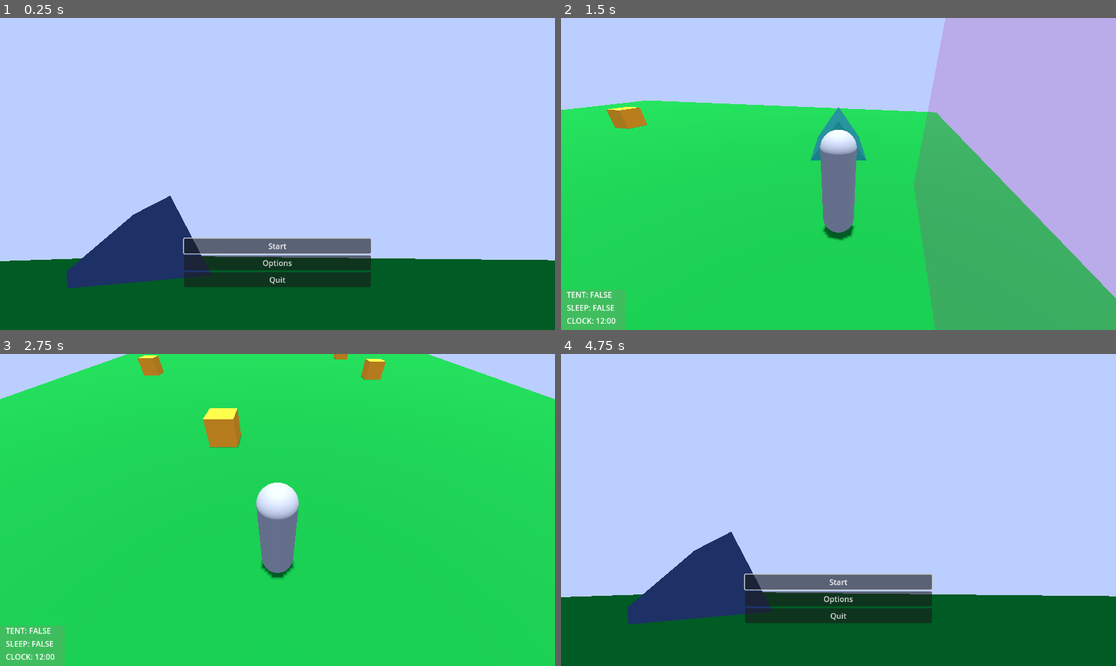
Above: before the commit, frames 1-4 (two rows, left to right).
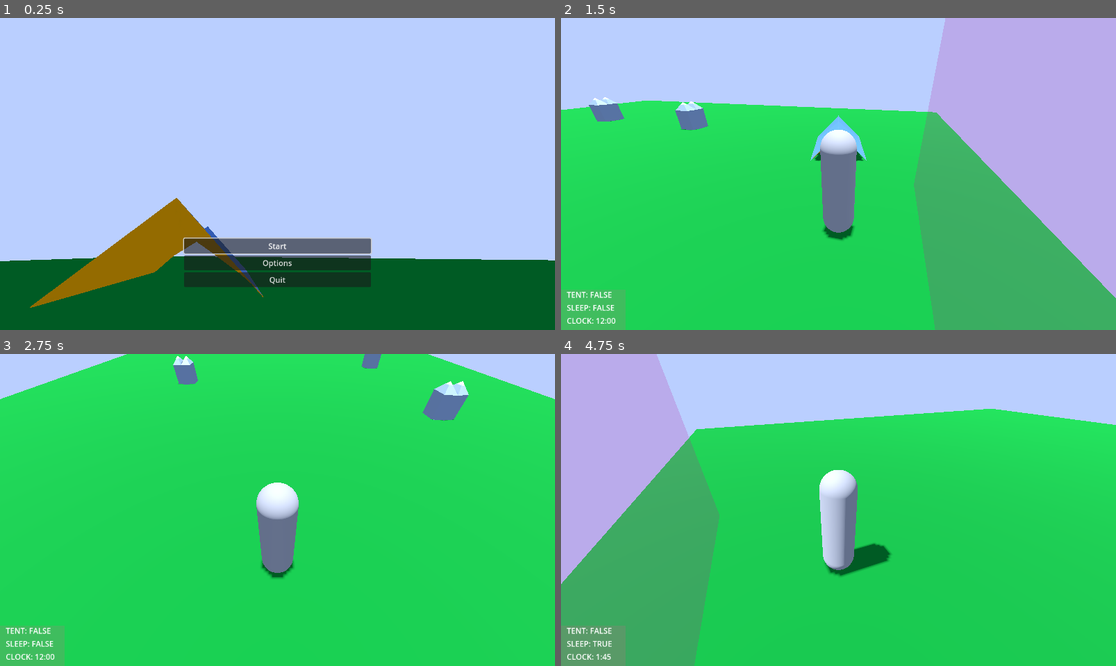
Above: after the commit, the same moments.

Repository: Wake1st/CritterCamper
Game: Godot game, scene res://levels/game_manager.tscn
Same seed, same stepped clock (60 frames per second), same inputs: the game is played once before the commit and once after it. Before the commit the project starts from res://game_manager.tscn.
Inputs (mouse positions are in pixels of both pictures, inside the frame that each line leads up to):
- Up to frame 1 (0.25 s): no input
- Up to frame 2 (1.5 s): click "Start" at 0.5 s; move the mouse to (960, 158) at 1.27 s; hold D (right) from 1.28 s (still down); tap E (action) at 1.35 s
- Up to frame 3 (2.75 s): release D (right) at 2 s; click "Start" at 2 s
- Up to frame 4 (4.75 s): move the mouse to (727, 525) at 2.77 s; hold S (backward) 2.78-3.53 s; tap Z (sleep) at 2.85 s; move the mouse to (894, 441) at 3.52 s; hold D (right) 3.53-4.28 s; tap Q (undo_action) at 3.6 s; move the mouse to (810, 572) at 4.27 s; hold W (forward) from 4.28 s (still down); tap E (action) at 4.35 s

The runs differ from the first frame. In frame 1, 5.3% of the frame differs, in the area x 5-48%, y 57-93%; in frame 2, 1.5%; in frame 3, 2.3%; in frame 4, 83%, in the area x 0-100%, y 0-100%.

Commit message:
Init/new meshes (#12)
* reorg ui

* clock reorg

* systems reorg

* systems rename

* sweep

* cleanup

* init - tent mesh

* init - critter mesh

Diff:
--- a/alarm.gd
+++ /dev/null
@@ -1,4 +0,0 @@
-extends Timer
-
-
-@export var startingHour:float = 12
--- a/clock.gd
+++ /dev/null
@@ -1,47 +0,0 @@
-extends Timer
-
-
-signal setSecPerDay(secPerHour:int)
-signal time_tick(hour:int,minute:int)
-
-
-const hourPerDay:float = 24
-
-
-@export var startHour:float = 12.0
-@export var secPerHour:float = 60.0
-var secPerDay:float
-
-@export var tickSec:float = 5.0
-var tickGap:float = 0.0
-
-
-func _ready():
-	secPerDay = hourPerDay * secPerHour
-	emit_signal("setSecPerDay", secPerHour)
-
-	wait_time = (hourPerDay - startHour) * secPerHour
-	start(wait_time)
-
-
-func _physics_process(delta):
-	tickGap += delta
-	if tickGap > tickSec:
-		tickGap = 0.0
-
-		var timeLeft = (ceili(time_left)/secPerDay)*hourPerDay
-		print(timeLeft)
-		var hoursLeft = int(timeLeft)
-		hoursLeft = 12 if hoursLeft == 0 else hoursLeft
-		var currentHour = int(hourPerDay - 1 - hoursLeft) % int(hourPerDay/2)
-
-		var nearest12Hour = 12 if currentHour == 0 else currentHour
-
-		var roundedMin = secPerHour - int(fmod(timeLeft, hoursLeft) * secPerHour)
-		var nearest5Min = int(roundedMin/5) * 5
-
-		emit_signal("time_tick", nearest12Hour, nearest5Min)
-
-
-func _on_timeout():
-	start(secPerDay)
--- a/critter.tscn
+++ /dev/null
@@ -1,22 +0,0 @@
-[gd_scene load_steps=5 format=3 uid="uid://kc8plv763vr8"]
-
-[ext_resource type="Script" path="res://critter.gd" id="1_e4ffa"]
-
-[sub_resource type="BoxMesh" id="BoxMesh_xj7c6"]
-
-[sub_resource type="StandardMaterial3D" id="StandardMaterial3D_7oyln"]
-albedo_color = Color(0.901961, 0.580392, 0.12549, 1)
-
-[sub_resource type="BoxShape3D" id="BoxShape3D_b284j"]
-
-[node name="critter" type="CharacterBody3D"]
-script = ExtResource("1_e4ffa")
-
-[node name="MeshInstance3D" type="MeshInstance3D" parent="."]
-transform = Transform3D(1, 0, 0, 0, 1, 0, 0, 0, 1, 0, 0.5, 0)
-mesh = SubResource("BoxMesh_xj7c6")
-surface_material_override/0 = SubResource("StandardMaterial3D_7oyln")
-
-[node name="CollisionShape3D" type="CollisionShape3D" parent="."]
-transform = Transform3D(1, 0, 0, 0, 1, 0, 0, 0, 1, 0, 0.5, 0)
-shape = SubResource("BoxShape3D_b284j")
--- /dev/null
+++ b/critter/critter.tscn
@@ -0,0 +1,16 @@
+[gd_scene load_steps=4 format=3]
+
+[ext_resource type="Script" path="res://critter/critter.gd" id="1_e4ffa"]
+[ext_resource type="PackedScene" uid="uid://bebbe8jlupwhx" path="res://critter/critter.glb" id="2_tbucm"]
+
+[sub_resource type="BoxShape3D" id="BoxShape3D_b284j"]
+
+[node name="critter" type="CharacterBody3D"]
+script = ExtResource("1_e4ffa")
+
+[node name="critter" parent="." instance=ExtResource("2_tbucm")]
+transform = Transform3D(-2.18557e-08, 0, 0.5, 0, 0.5, 0, -0.5, 0, -2.18557e-08, 0, 0.5, 0)
+
+[node name="CollisionShape3D" type="CollisionShape3D" parent="."]
+transform = Transform3D(1, 0, 0, 0, 1, 0, 0, 0, 1, 0, 0.5, 0)
+shape = SubResource("BoxShape3D_b284j")
--- a/levels/00_main_level.tscn
+++ b/levels/00_main_level.tscn
@@ -1,7 +1,7 @@
 [gd_scene load_steps=4 format=3 uid="uid://08t5uqtptjkl"]
 
 [ext_resource type="PackedScene" uid="uid://btekk4skkt6cm" path="res://camp_ground.tscn" id="1_1jlv7"]
-[ext_resource type="PackedScene" uid="uid://ki6c2md6f5sh" path="res://tent.tscn" id="2_7kctt"]
+[ext_resource type="PackedScene" uid="uid://ufpeap5elo87" path="res://tent/tent.tscn" id="2_kga7p"]
 
 [sub_resource type="Environment" id="Environment_ftuoq"]
 background_mode = 1
@@ -15,8 +15,8 @@
 
 [node name="CampGround" parent="." instance=ExtResource("1_1jlv7")]
 
-[node name="Tent" parent="." instance=ExtResource("2_7kctt")]
-transform = Transform3D(0.483313, 0, 0.875448, 0, 1, 0, -0.875448, 0, 0.483313, -4.95828, 2.38419e-07, -4.87914)
-
 [node name="Camera3D" type="Camera3D" parent="."]
 transform = Transform3D(0.957958, 0.100201, 0.268843, 1.53148e-08, 0.937032, -0.349243, -0.286909, 0.33456, 0.897637, -0.701785, 0.464202, -1.22255)
+
+[node name="Tent" parent="." instance=ExtResource("2_kga7p")]
+transform = Transform3D(0.88099, 0, 0.473135, 0, 1, 0, -0.473135, 0, 0.88099, -3.12608, 0, -4.34491)
--- a/levels/01_verdant_slopes.tscn
+++ b/levels/01_verdant_slopes.tscn
@@ -1,14 +1,14 @@
-[gd_scene load_steps=10 format=3 uid="uid://h0emtaxcog7k"]
+[gd_scene load_steps=10 format=3 uid="uid://djnlnuu22dofm"]
 
 [ext_resource type="Script" path="res://levels/01_verdant_slopes.gd" id="1_aevsk"]
 [ext_resource type="PackedScene" uid="uid://btekk4skkt6cm" path="res://camp_ground.tscn" id="1_dosqa"]
 [ext_resource type="PackedScene" uid="uid://b5bboklyil8t1" path="res://player/player.tscn" id="2_y3av3"]
+[ext_resource type="Script" path="res://building/BuildManager.gd" id="5_3wca5"]
 [ext_resource type="PackedScene" uid="uid://dgba7pf3blkj" path="res://entry.tscn" id="5_76kv4"]
-[ext_resource type="Script" path="res://BuildManager.gd" id="5_x0pcy"]
-[ext_resource type="PackedScene" uid="uid://bsigtaboy2luy" path="res://sky.tscn" id="6_tueyb"]
-[ext_resource type="Script" path="res://clock.gd" id="7_llj6x"]
+[ext_resource type="PackedScene" path="res://sky.tscn" id="6_tueyb"]
+[ext_resource type="Script" path="res://levels/clock.gd" id="7_bx4t5"]
 [ext_resource type="Script" path="res://levels/alarm.gd" id="8_x7f7x"]
-[ext_resource type="PackedScene" uid="uid://kc8plv763vr8" path="res://critter.tscn" id="9_5cl00"]
+[ext_resource type="PackedScene" path="res://critter/critter.tscn" id="9_4cxjr"]
 
 [node name="01_VerdantSlopes" type="Node3D"]
 process_mode = 1
@@ -25,33 +25,26 @@
 transform = Transform3D(1, 0, 0, 0, 1, 0, 0, 0, 1, 0, 0, 10)
 
 [node name="BuildManager" type="Node3D" parent="."]
-script = ExtResource("5_x0pcy")
+script = ExtResource("5_3wca5")
 
 [node name="Sky" parent="." node_paths=PackedStringArray("clock") instance=ExtResource("6_tueyb")]
 clock = NodePath("../Clock")
 
 [node name="Clock" type="Timer" parent="."]
 wait_time = 1440.0
-script = ExtResource("7_llj6x")
+script = ExtResource("7_bx4t5")
 
 [node name="Alarm" type="Timer" parent="."]
 script = ExtResource("8_x7f7x")
 
-[node name="critter" parent="." instance=ExtResource("9_5cl00")]
-transform = Transform3D(1, 0, 0, 0, 1, 0, 0, 0, 1, -7.89643, 0, -5.58595)
-motion_mode = 1
+[node name="critter" parent="." instance=ExtResource("9_4cxjr")]
+transform = Transform3D(1, 0, 0, 0, 1, 0, 0, 0, 1, -4.74576, 0, -3.44824)
 
-[node name="critter2" parent="." instance=ExtResource("9_5cl00")]
-transform = Transform3D(1, 0, 0, 0, 1, 0, 0, 0, 1, -2.61382, 0, 4.72806)
-motion_mode = 1
+[node name="critter2" parent="." instance=ExtResource("9_4cxjr")]
+transform = Transform3D(1, 0, 0, 0, 1, 0, 0, 0, 1, 6.73208, 0, 2.35844)
 
-[node name="critter3" parent="." instance=ExtResource("9_5cl00")]
-transform = Transform3D(1, 0, 0, 0, 1, 0, 0, 0, 1, 6.91932, 0, -3.34896)
-motion_mode = 1
-
-[node name="critter4" parent="." instance=ExtResource("9_5cl00")]
-transform = Transform3D(1, 0, 0, 0, 1, 0, 0, 0, 1, 6.19206, 0, -11.3132)
-motion_mode = 1
+[node name="critter3" parent="." instance=ExtResource("9_4cxjr")]
+transform = Transform3D(1, 0, 0, 0, 1, 0, 0, 0, 1, 7.89252, 0, -6.66817)
 
 [connection signal="placed_item" from="Player/BuildPoint" to="BuildManager" method="_on_build_point_placed_item"]
 [connection signal="removed_item" from="Player/BuildPoint" to="BuildManager" method="_on_build_point_removed_item"]
--- a/levels/Clock.gd
+++ b/levels/Clock.gd
@@ -1,4 +1,47 @@
 extends Timer
 
 
-signal time_tick()
+signal setSecPerDay(secPerHour:int)
+signal time_tick(hour:int,minute:int)
+
+
+const hourPerDay:float = 24
+
+
+@export var startHour:float = 12.0
+@export var secPerHour:float = 60.0
+var secPerDay:float
+
+@export var tickSec:float = 5.0
+var tickGap:float = 0.0
+
+
+func _ready():
+	secPerDay = hourPerDay * secPerHour
+	emit_signal("setSecPerDay", secPerHour)
+
+	wait_time = (hourPerDay - startHour) * secPerHour
+	start(wait_time)
+
+
+func _physics_process(delta):
+	tickGap += delta
+	if tickGap > tickSec:
+		tickGap = 0.0
+
+		var timeLeft = (ceili(time_left)/secPerDay)*hourPerDay
+		print(timeLeft)
+		var hoursLeft = int(timeLeft)
+		hoursLeft = 12 if hoursLeft == 0 else hoursLeft
+		var currentHour = int(hourPerDay - 1 - hoursLeft) % int(hourPerDay/2)
+
+		var nearest12Hour = 12 if currentHour == 0 else currentHour
+
+		var roundedMin = secPerHour - int(fmod(timeLeft, hoursLeft) * secPerHour)
+		var nearest5Min = int(roundedMin/5) * 5
+
+		emit_signal("time_tick", nearest12Hour, nearest5Min)
+
+
+func _on_timeout():
+	start(secPerDay)
--- a/game_manager.tscn
+++ b/levels/game_manager.tscn
@@ -1,13 +1,13 @@
-[gd_scene load_steps=5 format=3 uid="uid://d4baexpwier6t"]
+[gd_scene load_steps=5 format=3 uid="uid://b3l5pi5wyqo5u"]
 
-[ext_resource type="Script" path="res://GameManager.gd" id="1_bwtcj"]
+[ext_resource type="Script" path="res://levels/GameManager.gd" id="1_64mnv"]
 [ext_resource type="PackedScene" uid="uid://08t5uqtptjkl" path="res://levels/00_main_level.tscn" id="2_imauc"]
-[ext_resource type="PackedScene" uid="uid://oxm40yvnt1es" path="res://menus/main_menu.tscn" id="3_i4dmh"]
-[ext_resource type="PackedScene" uid="uid://dnqfxe41cc4f3" path="res://menus/pause_menu.tscn" id="3_qqvtb"]
+[ext_resource type="PackedScene" path="res://ui/menus/main_menu.tscn" id="3_i4dmh"]
+[ext_resource type="PackedScene" path="res://ui/menus/pause_menu.tscn" id="3_qqvtb"]
 
 [node name="GameManager" type="Node"]
 process_mode = 3
-script = ExtResource("1_bwtcj")
+script = ExtResource("1_64mnv")
 pauseMenu = ExtResource("3_qqvtb")
 mainMenu = ExtResource("3_i4dmh")
 
--- a/player/build_point.tscn
+++ b/player/build_point.tscn
@@ -1,10 +1,10 @@
-[gd_scene load_steps=4 format=3 uid="uid://djussbbdgfdsk"]
+[gd_scene load_steps=4 format=3 uid="uid://bx35sf76rnqel"]
 
 [ext_resource type="Script" path="res://player/build_point.gd" id="1_ojyb0"]
-[ext_resource type="Material" uid="uid://do82srreht78b" path="res://buildSilhouette.tres" id="2_u4um4"]
-[ext_resource type="PackedScene" uid="uid://ki6c2md6f5sh" path="res://tent.tscn" id="3_3575k"]
+[ext_resource type="Material" uid="uid://do82srreht78b" path="res://building/buildSilhouette.tres" id="2_8rfgc"]
+[ext_resource type="PackedScene" uid="uid://ufpeap5elo87" path="res://tent/tent.tscn" id="3_kwc5x"]
 
 [node name="BuildPoint" type="Node3D"]
 script = ExtResource("1_ojyb0")
-buildSilhouette = ExtResource("2_u4um4")
-pack = ExtResource("3_3575k")
+buildSilhouette = ExtResource("2_8rfgc")
+pack = ExtResource("3_kwc5x")
--- a/project.godot
+++ b/project.godot
@@ -11,7 +11,7 @@
 [application]
 
 config/name="CritterCamping"
-run/main_scene="res://game_manager.tscn"
+run/main_scene="res://levels/game_manager.tscn"
 config/features=PackedStringArray("4.0", "GL Compatibility")
 config/icon="res://icon.svg"
 
--- a/sky.tscn
+++ b/sky.tscn
@@ -1,4 +1,4 @@
-[gd_scene load_steps=9 format=3 uid="uid://bsigtaboy2luy"]
+[gd_scene load_steps=9 format=3]
 
 [ext_resource type="Script" path="res://sky.gd" id="1_hj4v8"]
 
--- a/tent.tscn
+++ /dev/null
@@ -1,21 +0,0 @@
-[gd_scene load_steps=4 format=3 uid="uid://ki6c2md6f5sh"]
-
-[ext_resource type="Material" uid="uid://co3h6ebds5vau" path="res://tent.tres" id="1_gob06"]
-
-[sub_resource type="PrismMesh" id="PrismMesh_tvnkk"]
-size = Vector3(2, 1.4, 3)
-
-[sub_resource type="ConvexPolygonShape3D" id="ConvexPolygonShape3D_w8p1s"]
-points = PackedVector3Array(-1, 0, -1.5, 0, 1.4, -1.5, 1, 0, -1.5, 1, 0, 1.5, 0, 1.4, 1.5, -1, 0, 1.5)
-
-[node name="Tent" type="Node3D"]
-
-[node name="Mesh" type="MeshInstance3D" parent="."]
-transform = Transform3D(1, 0, 0, 0, 1, 0, 0, 0, 1, 0, 0.7, 0)
-mesh = SubResource("PrismMesh_tvnkk")
-surface_material_override/0 = ExtResource("1_gob06")
-
-[node name="StaticBody3D" type="StaticBody3D" parent="."]
-
-[node name="CollisionShape3D" type="CollisionShape3D" parent="StaticBody3D"]
-shape = SubResource("ConvexPolygonShape3D_w8p1s")
--- /dev/null
+++ b/tent/tent.tscn
@@ -0,0 +1,26 @@
+[gd_scene load_steps=5 format=3 uid="uid://ufpeap5elo87"]
+
+[ext_resource type="Material" uid="uid://co3h6ebds5vau" path="res://tent/tent.tres" id="1_74x1s"]
+[ext_resource type="PackedScene" uid="uid://bfbkknd0t7fyj" path="res://tent/tent.glb" id="2_mlfni"]
+
+[sub_resource type="PrismMesh" id="PrismMesh_y4ne5"]
+size = Vector3(2, 1.4, 3)
+
+[sub_resource type="ConvexPolygonShape3D" id="ConvexPolygonShape3D_w8p1s"]
+points = PackedVector3Array(-1, 0, -1.5, 0, 1, -1.5, 1, 0, -1.5, 1, 0, 1.5, 0, 1, 1.5, -1, 0, 1.5)
+
+[node name="Tent" type="Node3D"]
+
+[node name="Mesh" type="MeshInstance3D" parent="."]
+transform = Transform3D(1, 0, 0, 0, 1, 0, 0, 0, 1, 0, 0.7, 0)
+visible = false
+mesh = SubResource("PrismMesh_y4ne5")
+surface_material_override/0 = ExtResource("1_74x1s")
+
+[node name="StaticBody3D" type="StaticBody3D" parent="."]
+
+[node name="CollisionShape3D" type="CollisionShape3D" parent="StaticBody3D"]
+shape = SubResource("ConvexPolygonShape3D_w8p1s")
+
+[node name="tent" parent="." instance=ExtResource("2_mlfni")]
+transform = Transform3D(1, 0, 0, 0, 1, 0, 0, 0, 1, 0, -0.00038445, 0)
--- a/menus/main_menu.tscn
+++ b/ui/menus/main_menu.tscn
@@ -1,6 +1,6 @@
-[gd_scene load_steps=2 format=3 uid="uid://oxm40yvnt1es"]
+[gd_scene load_steps=2 format=3]
 
-[ext_resource type="Script" path="res://menus/main_menu.gd" id="1_kkuoy"]
+[ext_resource type="Script" path="res://ui/menus/main_menu.gd" id="1_kkuoy"]
 
 [node name="MainMenu" type="Control"]
 layout_mode = 3
--- a/menus/pause_menu.tscn
+++ b/ui/menus/pause_menu.tscn
@@ -1,6 +1,6 @@
-[gd_scene load_steps=2 format=3 uid="uid://dnqfxe41cc4f3"]
+[gd_scene load_steps=2 format=3]
 
-[ext_resource type="Script" path="res://menus/pause_menu.gd" id="1_tghqm"]
+[ext_resource type="Script" path="res://ui/menus/pause_menu.gd" id="1_tghqm"]
 
 [node name="PauseMenu" type="Control"]
 layout_mode = 3
Renamed: BuildManager.gd -> building/BuildManager.gd
Renamed: buildSilhouette.tres -> building/buildSilhouette.tres
Renamed: critter.gd -> critter/critter.gd
Binary file added: critter/critter.glb
Not shown, added: critter/critter.glb.import
Binary file added: critter/critter_Material Base Color.png
Not shown, added: critter/critter_Material Base Color.png.import
Renamed: GameManager.gd -> levels/GameManager.gd
Not shown: 1 places in player/player.tscn that only renumber resources
Binary file added: tent/tent.glb
Not shown, added: tent/tent.glb.import
Renamed: tent.tres -> tent/tent.tres
(and 4 more such lines)
